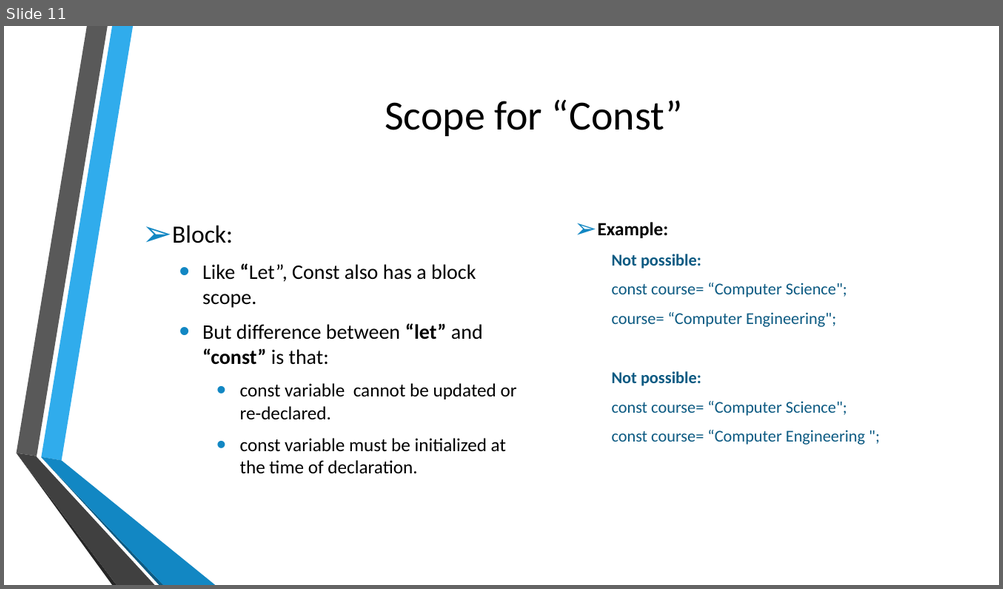
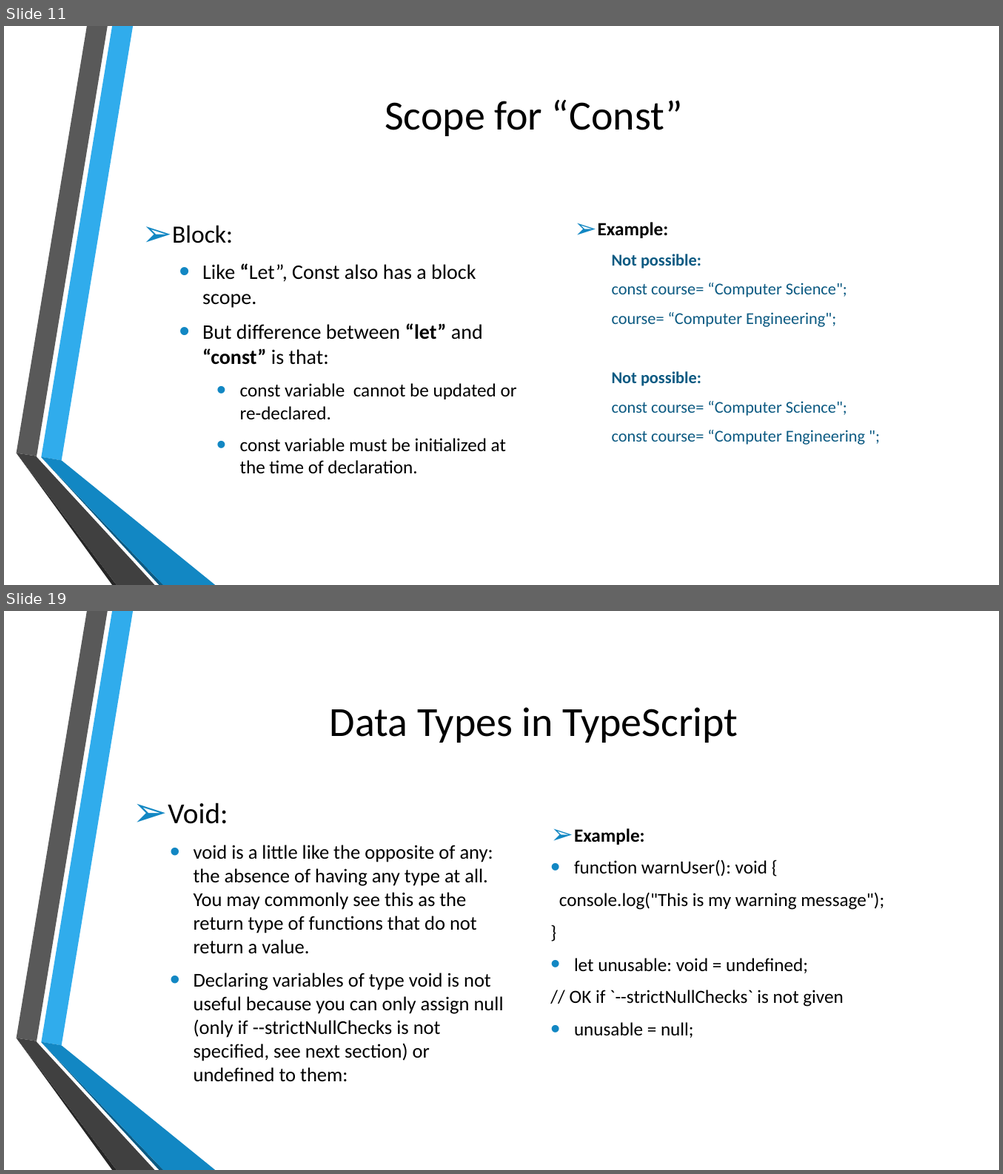
Before and after one commit to kalyank12/SoftwareParadigms, a slide deck: PPT/Group02-Component1.pptx. Shown one above the other, each under a label of ours: slide 11 before the commit, slides 11 and 19 after it; the slides between them are not shown. The pictures are 1003x589 and 1003x1174 pixels, drawn with LibreOffice and Linux fonts; fonts in the diff are those of the drawing; background and template pictures are left out. Boxes give left, top, right and bottom in pixels: in the first picture for what was removed or moved away, otherwise in the second. Text is boxed around its words. In the diff, an @@ line names an element or a change of style, - is before the commit and + after.

```diff
--- a/PPT/Group02-Component1.pptx
+++ b/PPT/Group02-Component1.pptx
@@ slide 19 added at [4, 611, 999, 1170], background picture (left out); not listed: 6 template elements that a slide beside it also shows @@
@@ title added at [330, 707, 738, 743], 40 pt, text #000000 @@
+Data Types in TypeScript
@@ text added at [168, 803, 504, 1082], 19 pt, text #000000 @@
+➢ Void:
+  • void is a little like the opposite of any: the absence of having any type at all. You may commonly see this as the return type of functions that do not return a value.
+  • Declaring variables of type void is not useful because you can only assign null (only if --strictNullChecks is not specified, see next section) or undefined to them:
@@ text added at [559, 829, 884, 1038], 18 pt, text #000000 @@
+➢ Example:
+• function warnUser(): void {
+console.log("This is my warning message");
+}
+• let unusable: void = undefined;
+// OK if `--strictNullChecks` is not given
+• unusable = null;
```
Also in this commit, not shown: 10 other slides added.
